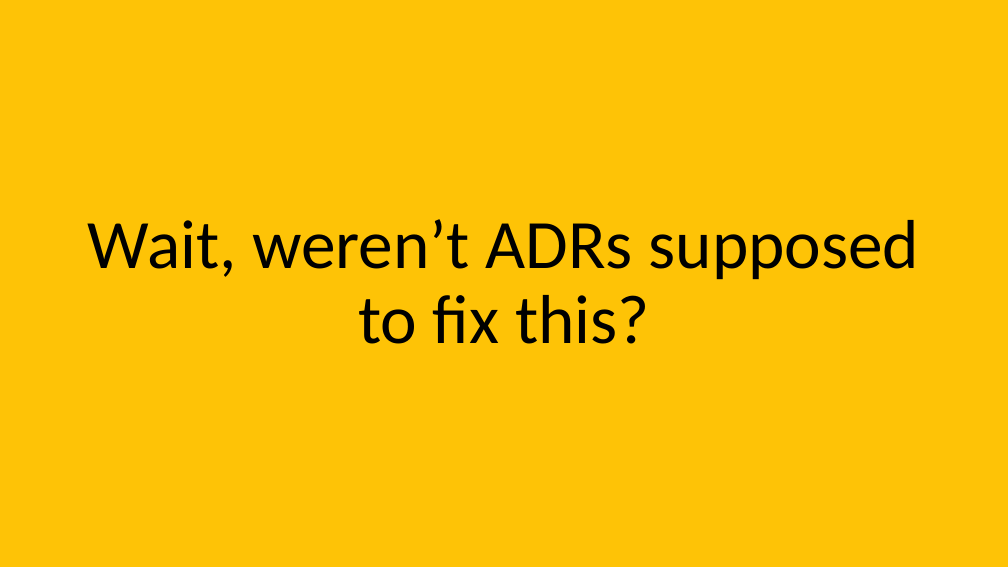
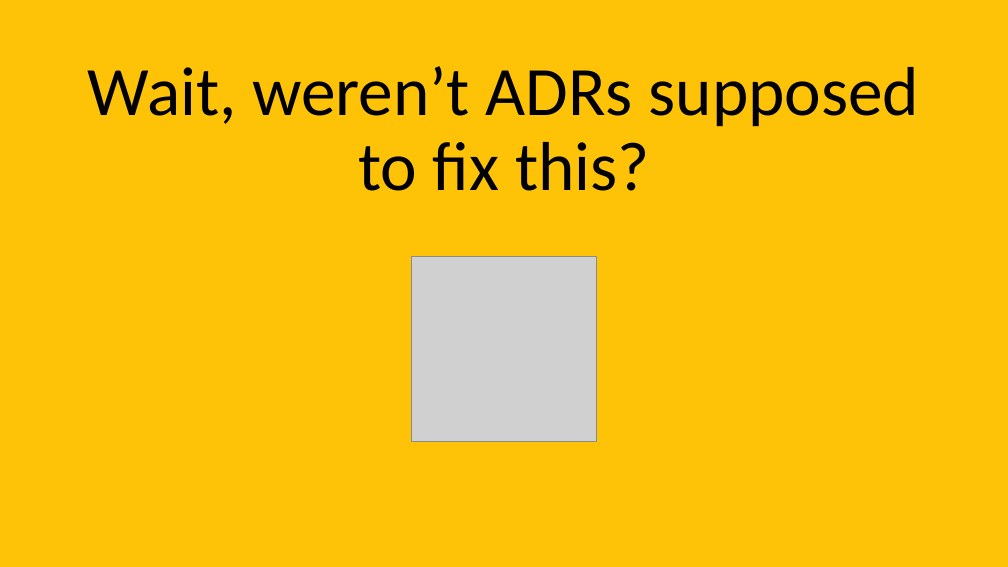
Before and after one commit to davidaayers/ea-talk, a slide deck: slide 102 of ea_in_a_devops_time.pptx (slide 99 before the commit). Drawn at 1008x567 pixels with LibreOffice and Linux fonts; fonts in the diff are those of the drawing; grey boxes stand for pictures. Boxes give left, top, right and bottom in pixels: in the first picture for what was removed or moved away, otherwise in the second. Text is boxed around its words. In the diff, an @@ line names an element or a change of style, - is before the commit and + after.

```diff
--- a/ea_in_a_devops_time.pptx
+++ b/ea_in_a_devops_time.pptx
@@ title "Wait, weren’t ADRs supposed to ...": place and size @@
-title "Wait, weren’t ADRs supposed to ..." at [88,219,920,344]
+title "Wait, weren’t ADRs supposed to ..." at [88,66,920,191]
@@ picture added at [411,256,597,442] @@
```
Also in this commit, not shown: 20 other slides changed, 3 slides added, 2 other files.
